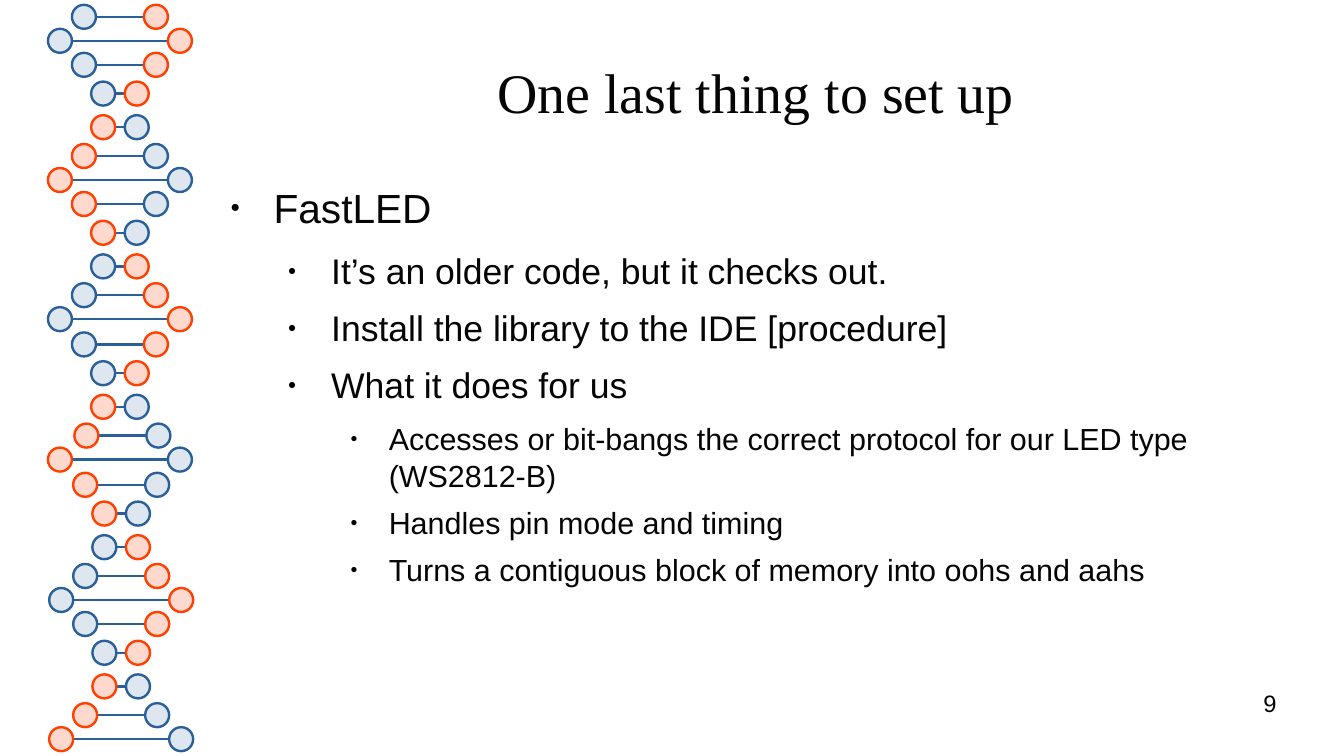
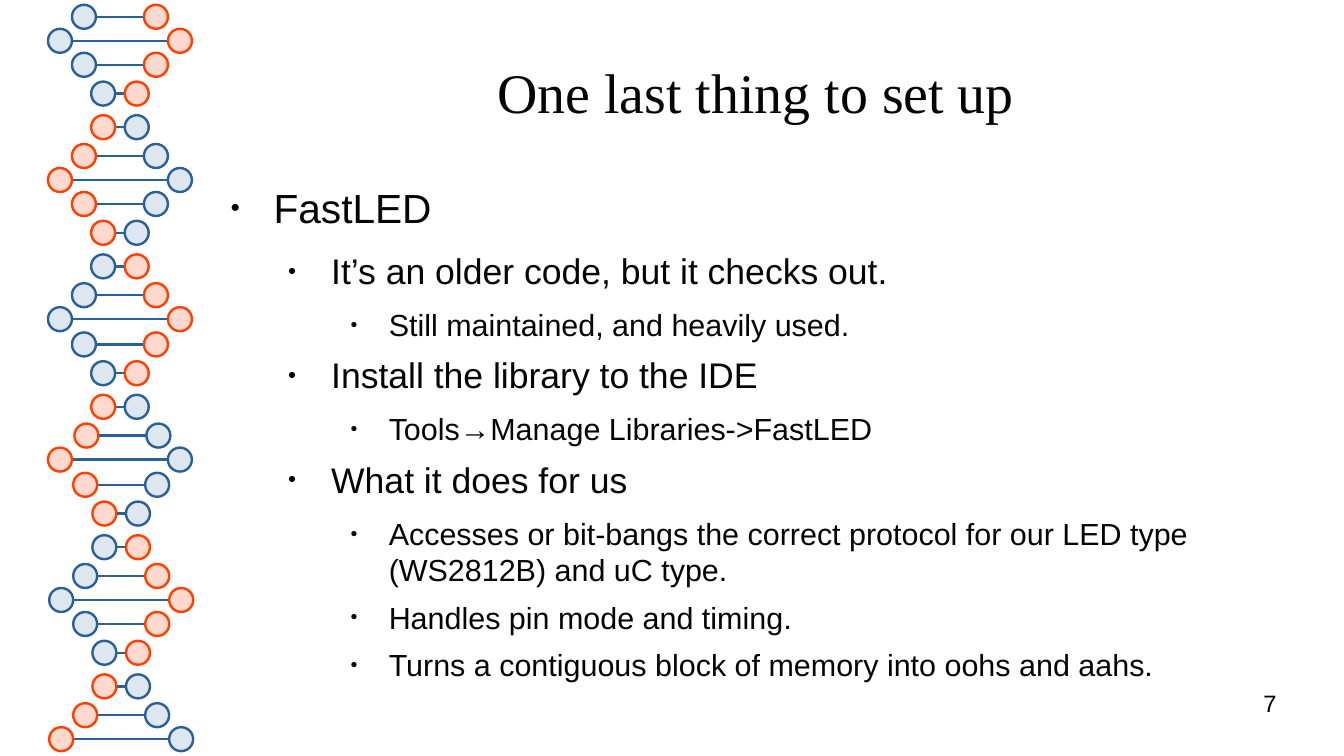
Before and after one commit to spacemeat/led_arts, a slide deck: slide 7 of toorcamp2026/preso.odp (slide 9 before the commit). Drawn at 1344x756 pixels with LibreOffice and Linux fonts; fonts in the diff are those of the drawing. Boxes give left, top, right and bottom in pixels: in the first picture for what was removed or moved away, otherwise in the second. Text is boxed around its words. In the diff, an @@ line names an element or a change of style, - is before the commit and + after.

```diff
--- a/toorcamp2026/preso.odp
+++ b/toorcamp2026/preso.odp
@@ text at (331, 362, 872, 446): text changed; size 21 to 18 pt @@
-  ● Install the library to the IDE [procedure]
+    ● Still maintained, and heavily used.
+  ● Install the library to the IDE
+    ● Tools→Manage Libraries->FastLED
@@ text at (389, 523, 1188, 682): text changed @@
-    ● Accesses or bit-bangs the correct protocol for our LED type (WS2812-B)
-    ● Handles pin mode and timing
-    ● Turns a contiguous block of memory into oohs and aahs
+    ● Accesses or bit-bangs the correct protocol for our LED type (WS2812B) and uC type.
+    ● Handles pin mode and timing.
+    ● Turns a contiguous block of memory into oohs and aahs.
@@ page number at (1263, 695, 1276, 712): text changed @@
-9
+7
```
Also in this commit, not shown: 8 other slides changed, 15 slides added, 3 slides removed, 2 other files.
